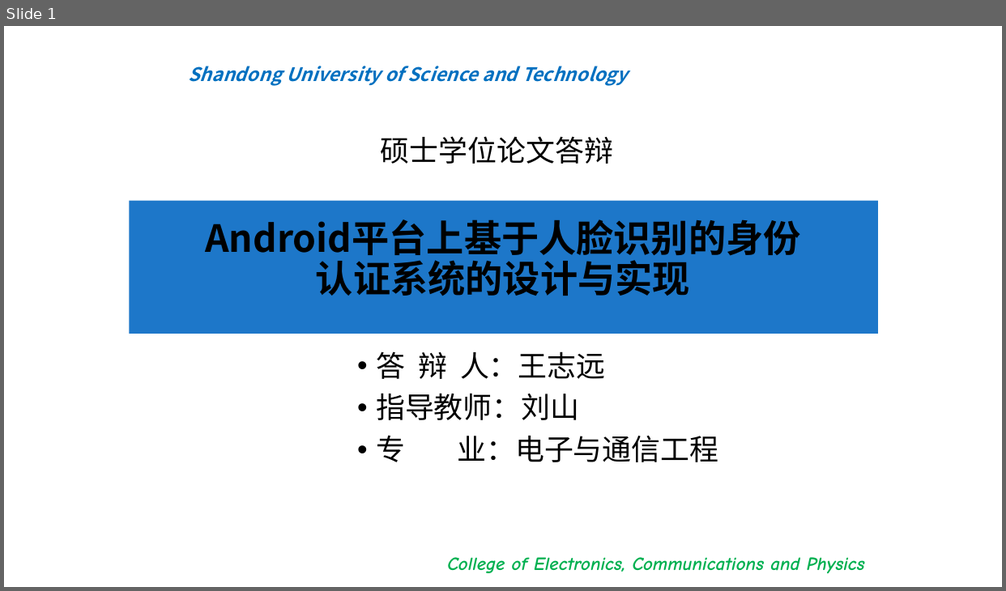
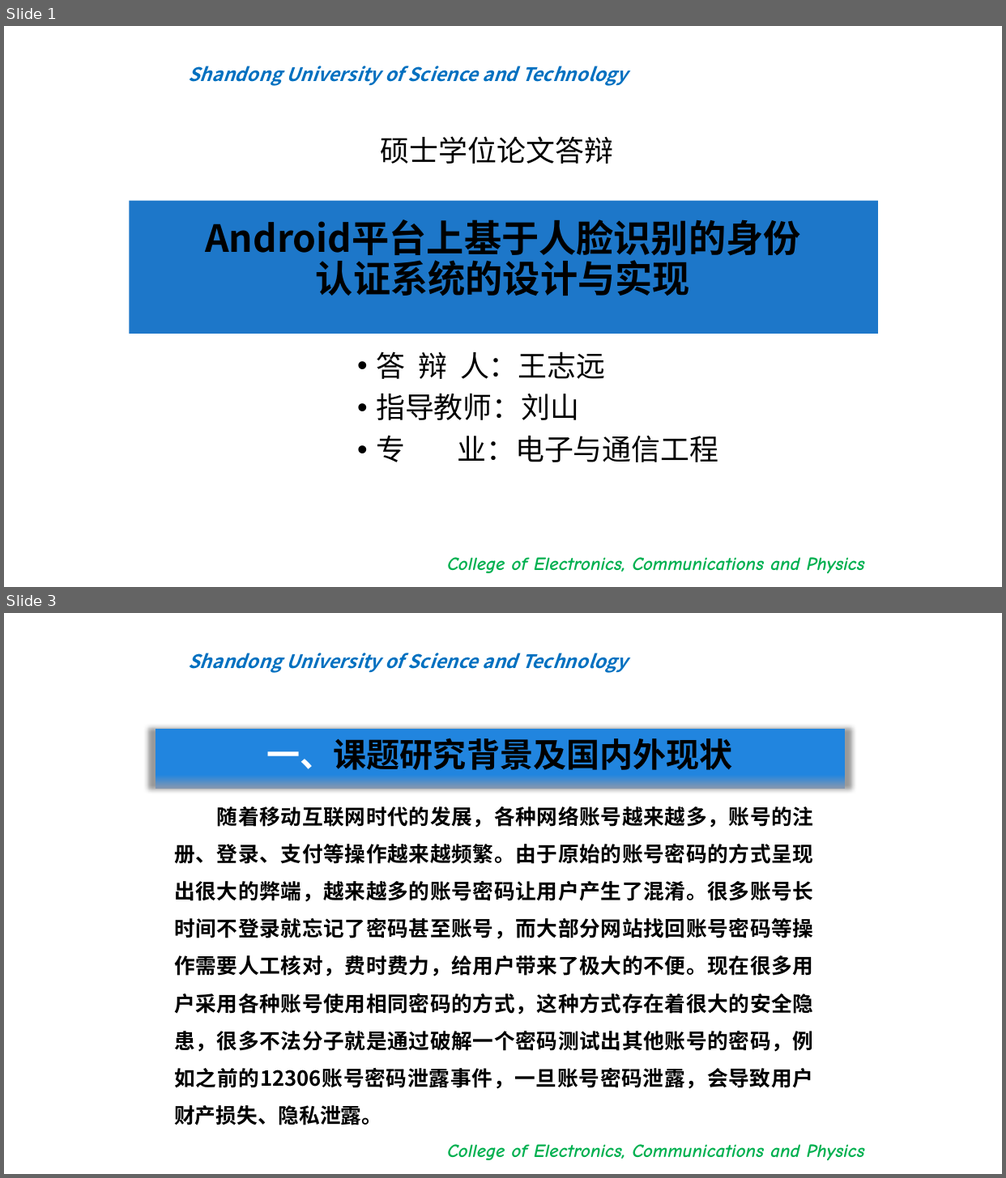
Before and after one commit to bigflyboy/biyelunwen, a slide deck: 王志远毕业答辩.pptx. Shown one above the other, each under a label of ours: slide 1 before the commit, slides 1 and 3 after it; the slides between them are not shown. The pictures are 1006x591 and 1006x1178 pixels, drawn with LibreOffice and Linux fonts; fonts in the diff are those of the drawing; background and template pictures are left out. Boxes give left, top, right and bottom in pixels: in the first picture for what was removed or moved away, otherwise in the second. Text is boxed around its words. In the diff, an @@ line names an element or a change of style, - is before the commit and + after.

```diff
--- a/王志远毕业答辩.pptx
+++ b/王志远毕业答辩.pptx
@@ slide 3 added at (x1=4, y1=613, x2=1002, y2=1174), background #FFFFFF; not listed: 2 template elements that a slide beside it also shows @@
@@ rectangle added at (x1=155, y1=729, x2=845, y2=789), fill gradient #2185DF to #8497B0 @@
@@ text added at (x1=266, y1=738, x2=732, y2=770), 32 pt, text #000000, bold @@
+一、课题研究背景及国内外现状
@@ text added at (x1=174, y1=807, x2=814, y2=1126), 20 pt, text #000000, bold @@
+随着移动互联网时代的发展，各种网络账号越来越多，账号的注册、登录、支付等操作越来越频繁。由于原始的账号密码的方式呈现出很大的弊端，越来越多的账号密码让用户产生了混淆。很多账号长时间不登录就忘记了密码甚至账号，而大部分网站找回账号密码等操作需要人工核对，费时费力，给用户带来了极大的不便。现在很多用户采用各种账号使用相同密码的方式，这种方式存在着很大的安全隐患，很多不法分子就是通过破解一个密码测试出其他账号的密码，例如之前的12306账号密码泄露事件，一旦账号密码泄露，会导致用户财产损失、隐私泄露。
```
Also in this commit, not shown: 17 other slides added, 3 other files.
